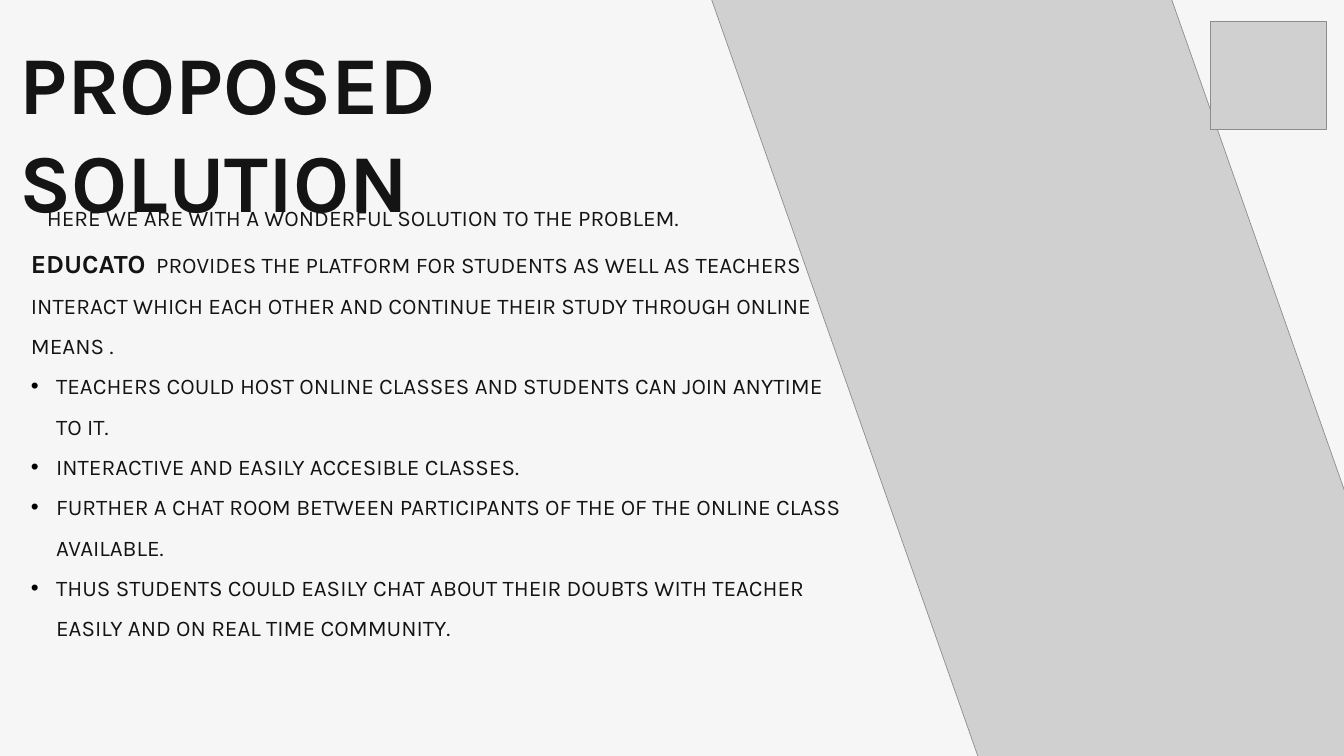
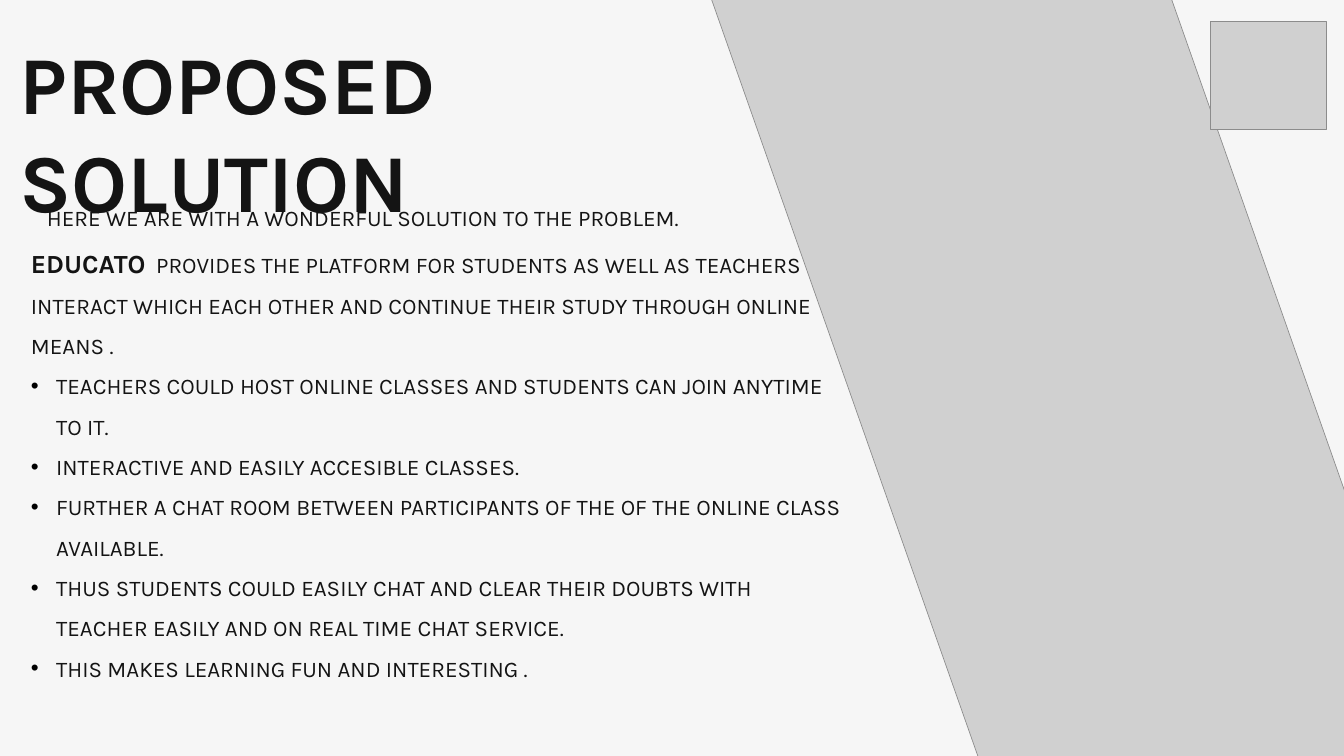
Before and after one commit to Yash7818/Educato, a slide deck: slide 3 of Educato.pptx. Drawn at 1344x756 pixels with LibreOffice and Linux fonts; fonts in the diff are those of the drawing; grey boxes stand for pictures. Boxes give left, top, right and bottom in pixels: in the first picture for what was removed or moved away, otherwise in the second. Text is boxed around its words. In the diff, an @@ line names an element or a change of style, - is before the commit and + after.

Commit message:
Update PPT

```diff
--- a/Educato.pptx
+++ b/Educato.pptx
@@ text at bbox=[56, 581, 751, 678]: text changed @@
-• THUS STUDENTS COULD EASILY CHAT ABOUT THEIR DOUBTS WITH TEACHER EASILY AND ON REAL TIME COMMUNITY.
+• THUS STUDENTS COULD EASILY CHAT AND CLEAR THEIR DOUBTS WITH TEACHER EASILY AND ON REAL TIME CHAT SERVICE.
+• THIS MAKES LEARNING FUN AND INTERESTING .
```
